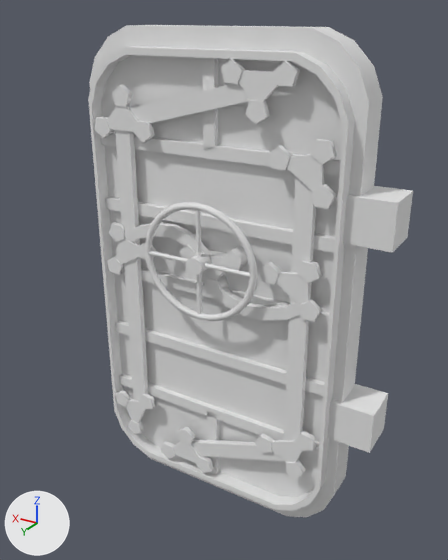
Two versions of the FBX model Content/Assets/Models/door.FBX, one commit apart.
Before and after are seen from a 50 mm camera at (-2.69, 3.85, 4.36) aimed at (-0.25, -0.23, 2.32). The axes (+X, +Y, +Z) are drawn at lower left. The lights are the same throughout. Both versions are drawn at frame 1 of the action 'Take 001'; the numbers are the values there.

Before the edit, the objects in view are built like this:
```python
me_mesh = bpy.data.meshes.new('Mesh')
me_mesh.from_pydata(...)  # a box spanning x -7.4..-0.7, y -6.8..6.3, z 0.0..12.9; a box spanning x -7.4..-0.7, y 56.8..70.0, z 0.0..12.9
me_mesh_001 = bpy.data.meshes.new('Mesh.001')
me_mesh_001.from_pydata(...)  # 644 vertices, 466 faces; spans x -1.0..87.0, y -48.0..110.0, z 0.0..16.0
me_mesh_002 = bpy.data.meshes.new('Mesh.002')
me_mesh_002.from_pydata(...)  # 472 vertices, 438 faces; spans x -18.3..18.3, y -19.3..19.3, z -12.4..12.4
ob_object001 = bpy.data.objects.new('Object001', me_mesh)
ob_object001.location = (-1.414, -0.548, 3.012)
ob_object001.rotation_euler = (-1.571, 0.0, 0.0)  # degrees (-90, 0, 0)
ob_object001.scale = (0.0281, 0.0268, 0.0281)
ob_object002 = bpy.data.objects.new('Object002', me_mesh_002)
ob_object002.parent = ob_plane002
ob_object002.location = (44.88, 18.86, 9.024)
ob_object002.scale = (1.02, 0.984, 1.0)
ob_plane002 = bpy.data.objects.new('Plane002', me_mesh_001)
ob_plane002.parent = ob_object001
ob_plane002.location = (0.0, 0.0, 0.0)
ob_plane002.rotation_euler = (-0.0000834, -0.0000682, 0.0)  # degrees (0, 0, 0)
ob_plane002.scale = (1.02, 0.989, 0.994)
```
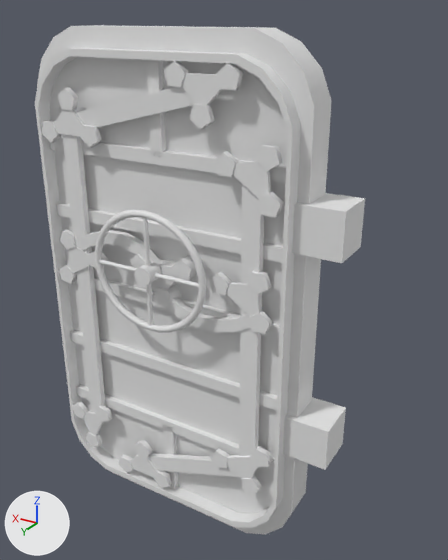
Pixel boxes (x1, y1, x2, y2) of what changed, in the pictures (448 x 560 px):
'Plane002', moved: before (88, 25, 387, 517); after (35, 25, 338, 535)
'Object001', moved: before (347, 187, 413, 453); after (303, 195, 365, 470)
'Object002', moved: before (145, 202, 257, 321); after (95, 209, 207, 332)

Edits to the bpy script that builds the scene:
```text
Change ob_object001:
    ob_object001.location: (-1.414, -0.548, 3.012) -> (-1.189, -0.179, 3.012)
```
